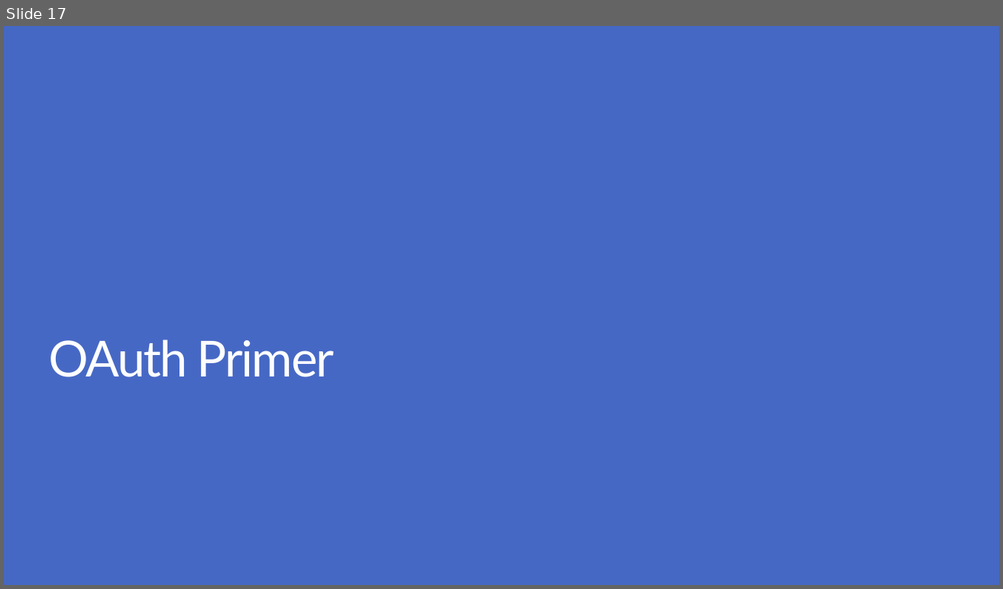
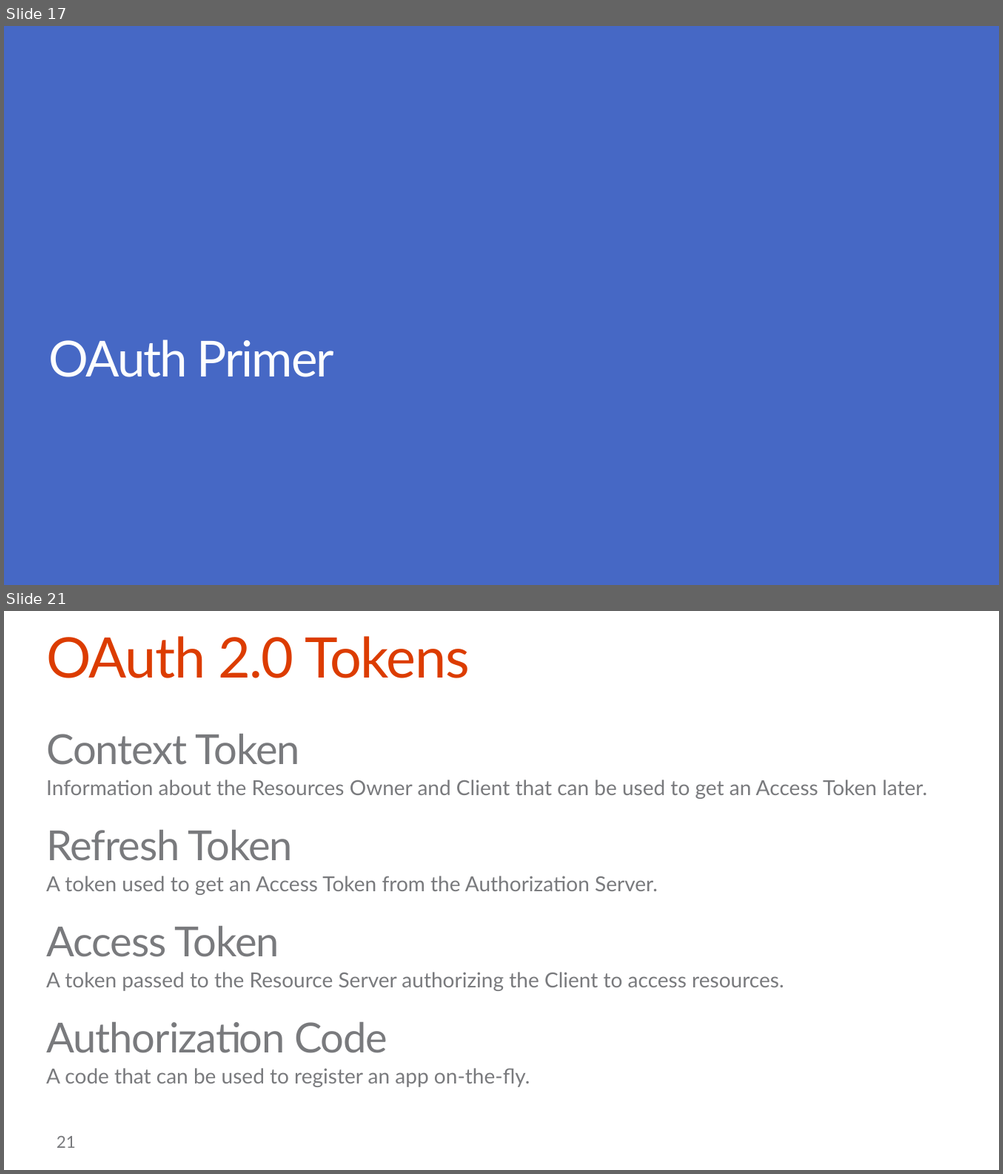
Before and after one commit to OfficeDev/TrainingContent, a slide deck: O3652-7 Deep Dive into Security and OAuth/O3652-7 Deep Dive into Security and OAuth.pptx. Shown one above the other, each under a label of ours: slide 17 before the commit, slides 17 and 21 after it; the slides between them are not shown. The pictures are 1003x589 and 1003x1174 pixels, drawn with LibreOffice and Linux fonts; fonts in the diff are those of the drawing; background and template pictures are left out. Boxes give left, top, right and bottom in pixels: in the first picture for what was removed or moved away, otherwise in the second. Text is boxed around its words. In the diff, an @@ line names an element or a change of style, - is before the commit and + after.

```diff
--- a/O3652-7 Deep Dive into Security and OAuth/O3652-7 Deep Dive into Security and OAuth.pptx
+++ b/O3652-7 Deep Dive into Security and OAuth/O3652-7 Deep Dive into Security and OAuth.pptx
@@ slide 21 added at (x1=4, y1=611, x2=999, y2=1170), background #FFFFFF @@
@@ title added at (x1=46, y1=636, x2=469, y2=678), 54 pt, text #DC3C00 @@
+OAuth 2.0 Tokens
@@ text added at (x1=46, y1=734, x2=927, y2=1088), 20 pt, text #797A7D @@
+Context Token
+  Information about the Resources Owner and Client that can be used to get an Access Token later.
+Refresh Token
+  A token used to get an Access Token from the Authorization Server.
+Access Token
+  A token passed to the Resource Server authorizing the Client to access resources.
+Authorization Code
+  A code that can be used to register an app on-the-fly.
@@ page number added at (x1=57, y1=1136, x2=76, y2=1148), 16 pt, text #797A7D @@
+21
```
Also in this commit, not shown: 13 slides changed, 48 other slides added, 13 slides removed.
